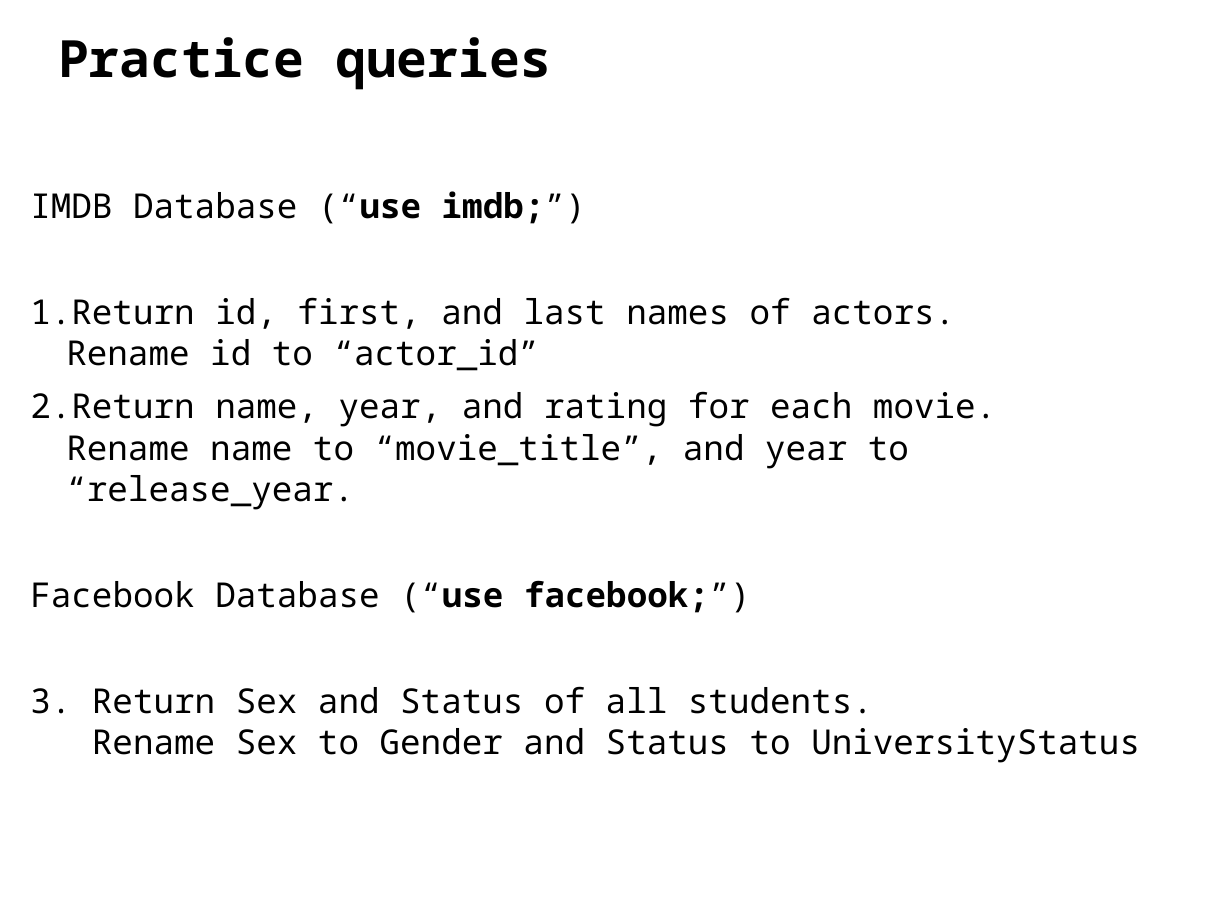
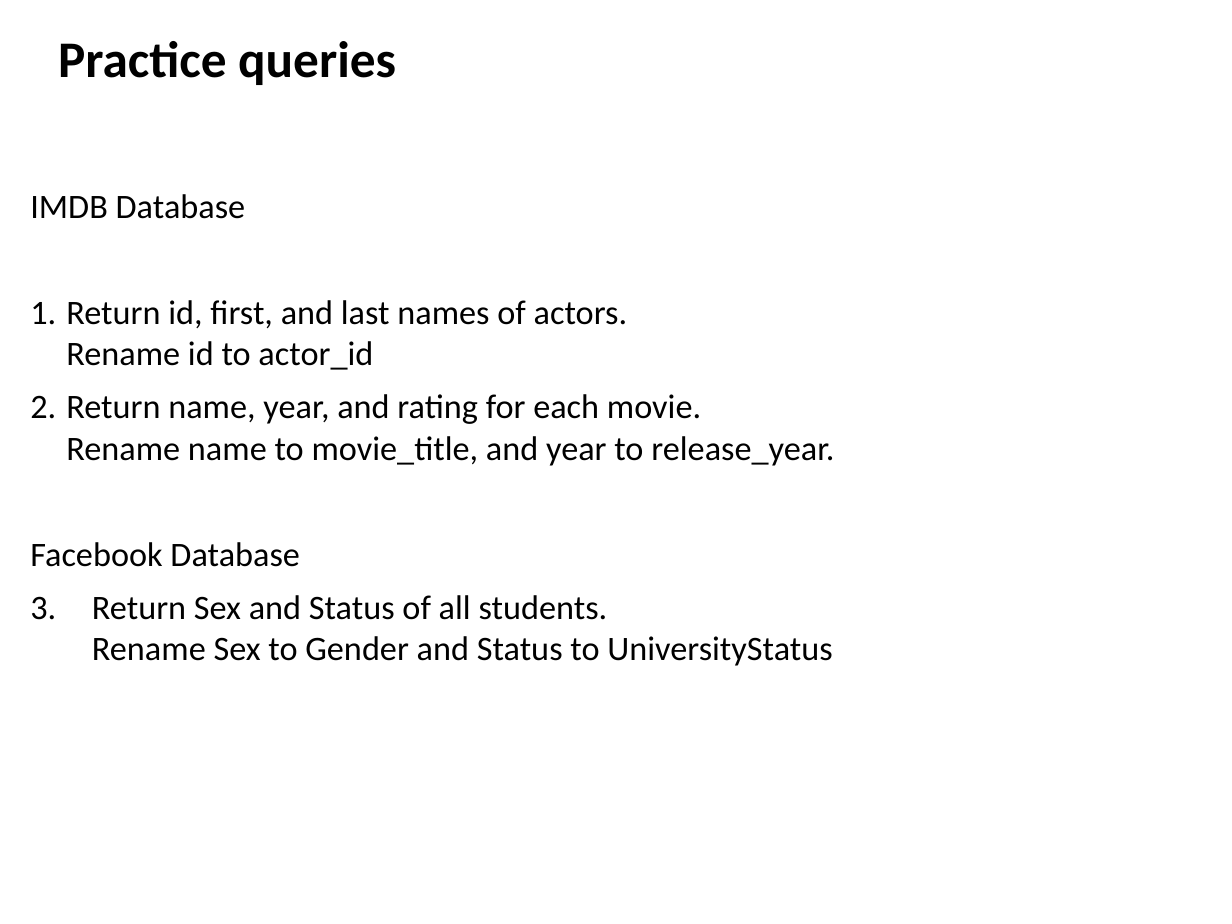
Before and after one commit to ipeirotis/introduction-to-databases, a slide deck: slide 12 of session2/B-SQL_Selection_Queries.pptx (slide 8 before the commit). Drawn at 1232x924 pixels with LibreOffice and Linux fonts; fonts in the diff are those of the drawing. Boxes give left, top, right and bottom in pixels: in the first picture for what was removed or moved away, otherwise in the second. Text is boxed around its words. In the diff, an @@ line names an element or a change of style, - is before the commit and + after.

```diff
--- a/session2/B-SQL_Selection_Queries.pptx
+++ b/session2/B-SQL_Selection_Queries.pptx
@@ text "Practice queries" at <box>58,41,396,85</box>: font Noto Sans Mono to Calibri @@
@@ text at <box>30,194,834,567</box>: text changed; font Noto Sans Mono to Calibri @@
-IMDB Database (“use imdb;”)
-1. Return id, first, and last names of actors.
-   Rename id to “actor_id”
-2. Return name, year, and rating for each movie.
-   Rename name to “movie_title”, and year to “release_year.
-Facebook Database (“use facebook;”)
+IMDB Database
+1. Return id, first, and last names of actors.
+   Rename id to actor_id
+2. Return name, year, and rating for each movie.
+   Rename name to movie_title, and year to release_year.
+Facebook Database
@@ text at <box>92,595,832,666</box>: font Noto Sans Mono to Calibri in "Return Sex and Status of all students. ..." @@
```
Also in this commit, not shown: 9 other slides changed, 7 slides added, 2 slides removed.
